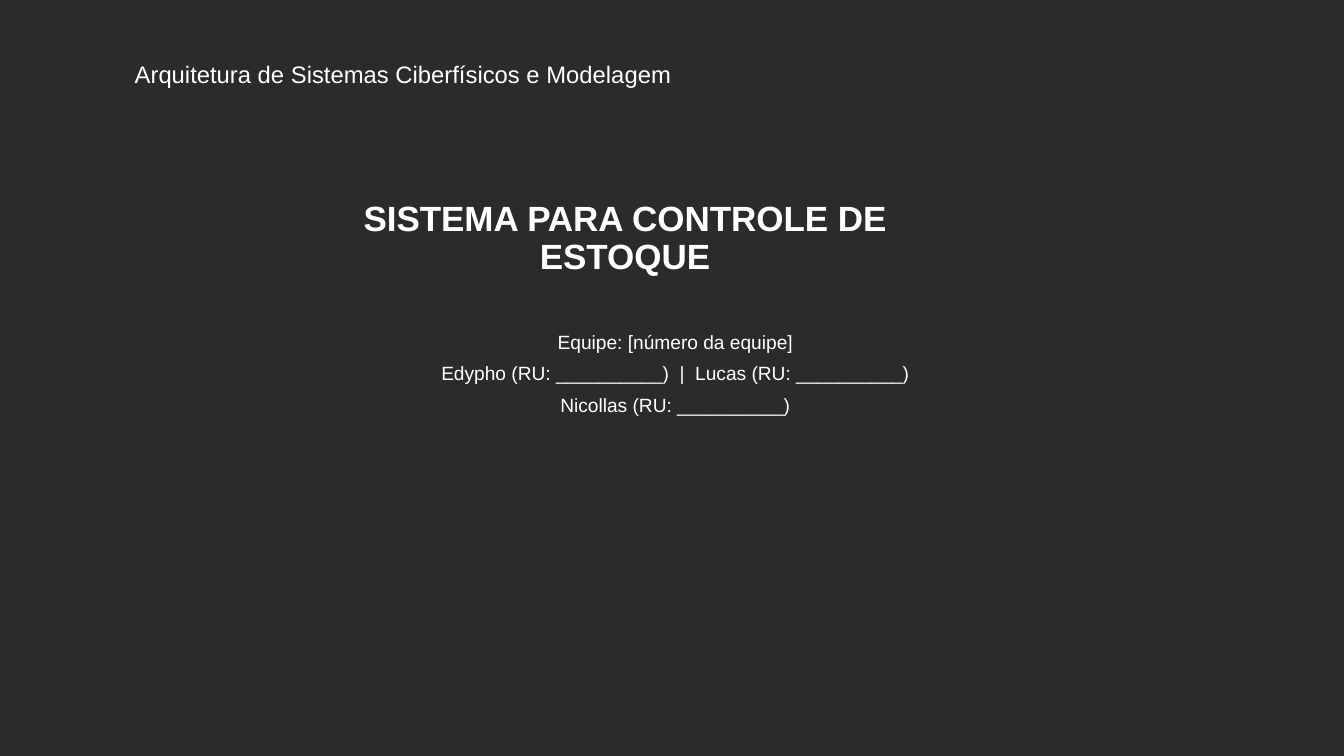
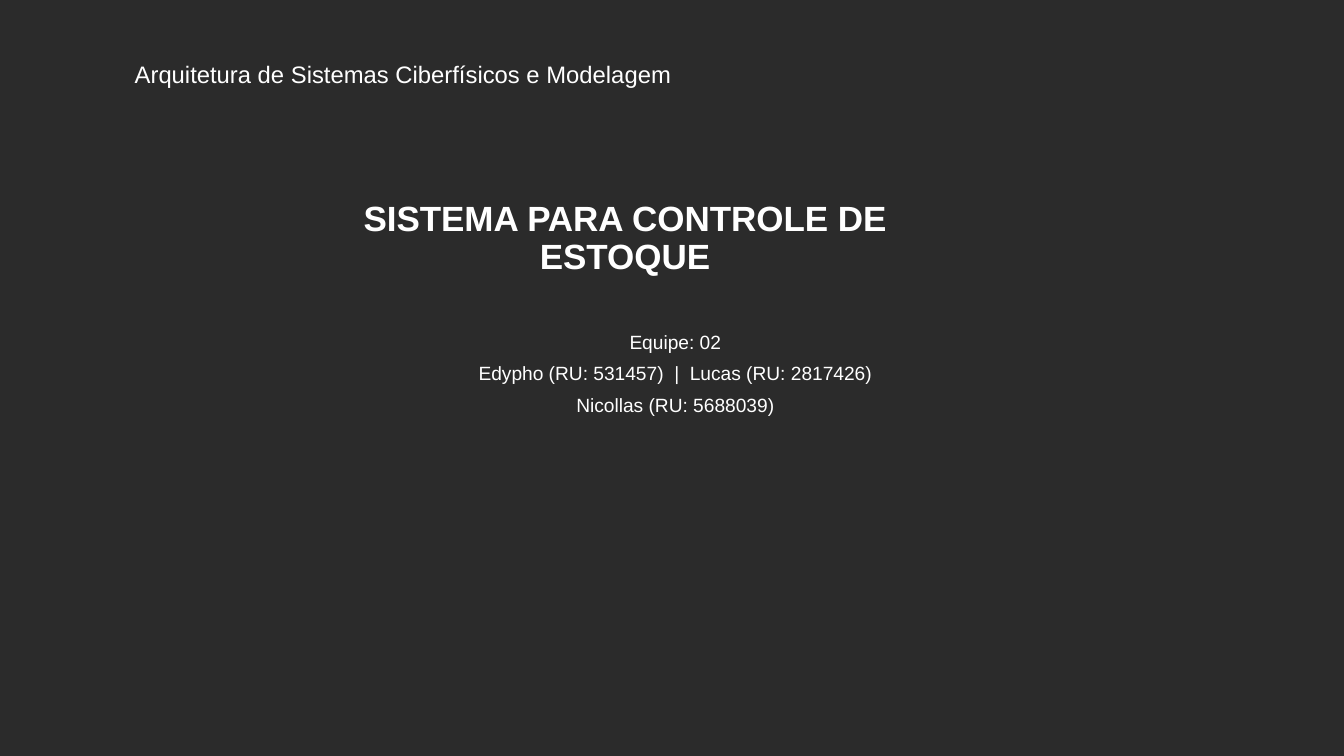
Before and after one commit to edypho/controle_de_estoque, a slide deck: slide 1 of Apresentacao - Sistema de Controle de Estoque.pptx. Drawn at 1344x756 pixels with LibreOffice and Linux fonts; fonts in the diff are those of the drawing; background and template pictures are left out; a plain dark background stands for a picture behind light text. Boxes give left, top, right and bottom in pixels: in the first picture for what was removed or moved away, otherwise in the second. Text is boxed around its words. In the diff, an @@ line names an element or a change of style, - is before the commit and + after.

Commit message:
Feita alterações relevantes no PPTX e deixado conforme solicitaçãos dos professores.

```diff
--- a/Apresentacao - Sistema de Controle de Estoque.pptx
+++ b/Apresentacao - Sistema de Controle de Estoque.pptx
@@ text at box(479, 335, 872, 416): text changed @@
-Equipe: [número da equipe]
-Edypho (RU: __________) | Lucas (RU: __________)
-Nicollas (RU: __________)
+Equipe: 02
+Edypho (RU: 531457) | Lucas (RU: 2817426)
+Nicollas (RU: 5688039)
```
Also in this commit, not shown: 1 other file.
